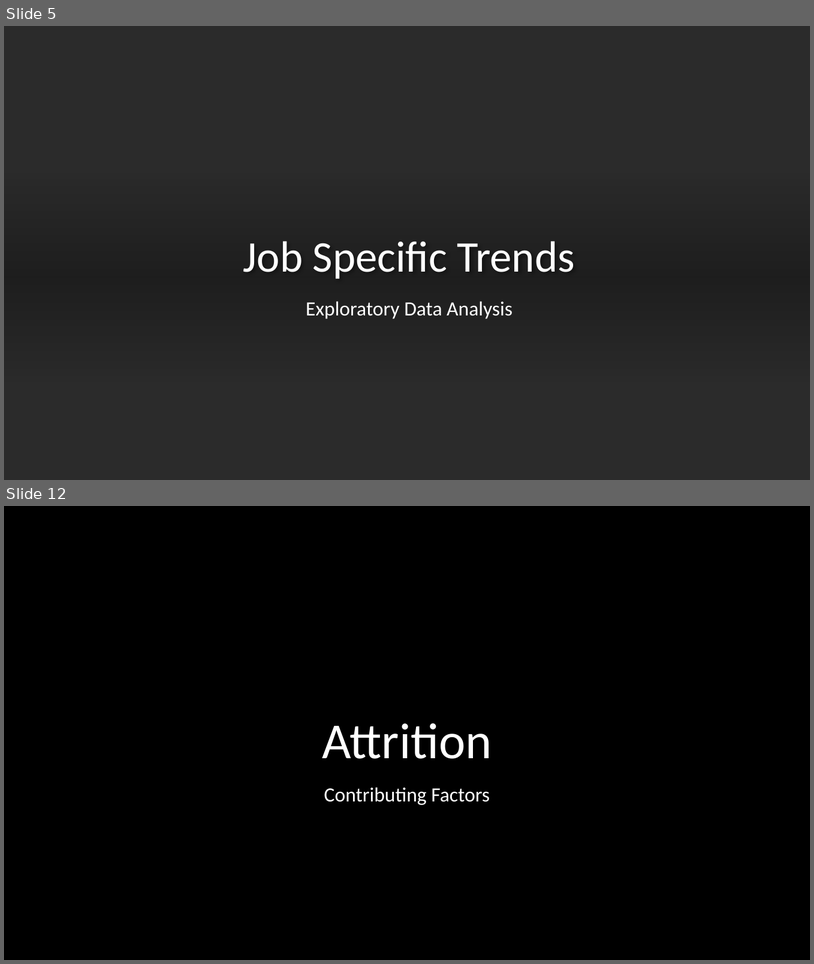
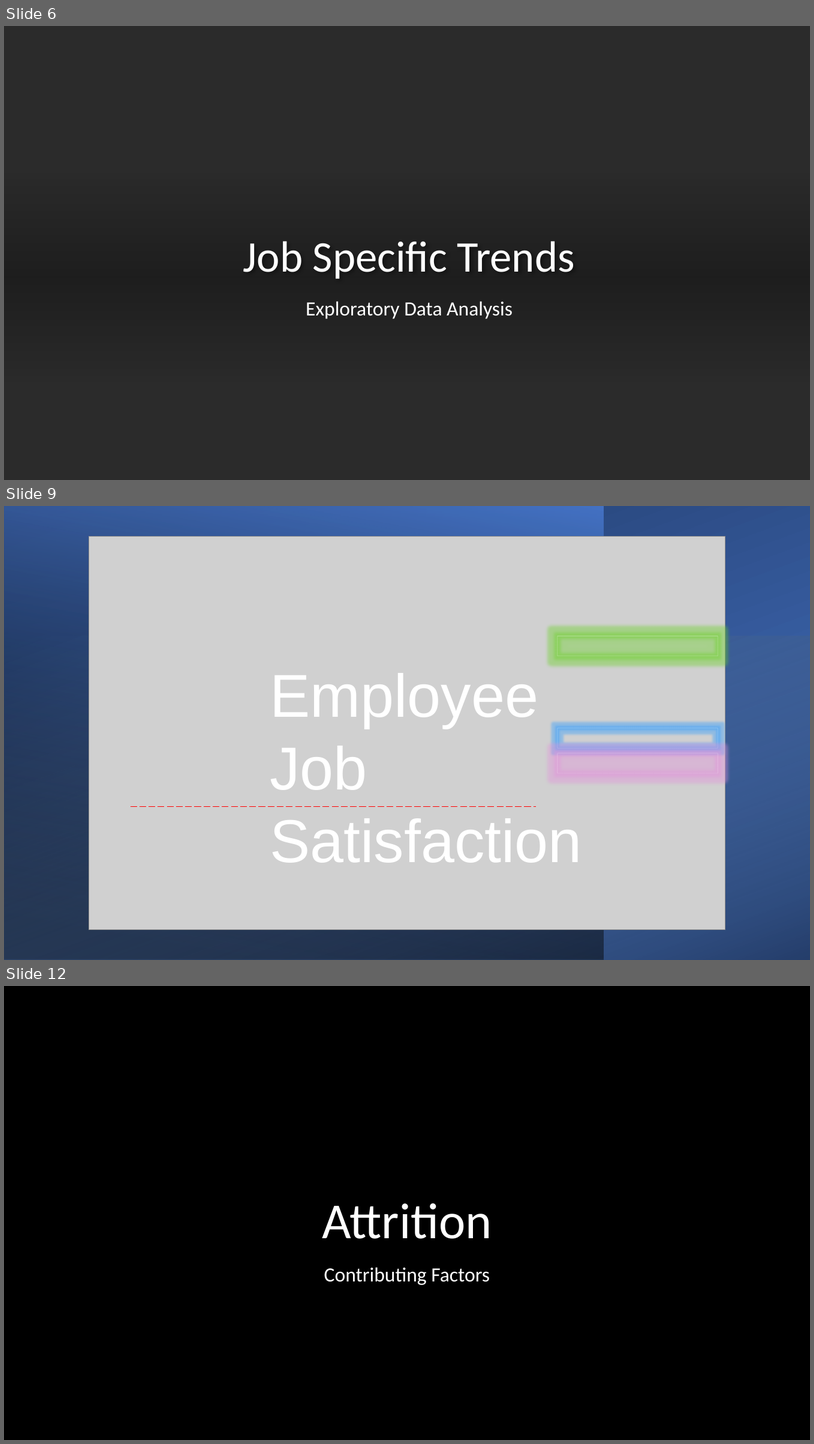
Before and after one commit to jjsmu/CaseStudy2DDS, a slide deck: CaseStudy2.pptx. Shown one above the other, each under a label of ours: slides 5 and 12 before the commit, slides 6, 9 and 12 after it; the slides between them are not shown. The pictures are 814x964 and 814x1444 pixels, drawn with LibreOffice and Linux fonts; fonts in the diff are those of the drawing; grey boxes stand for pictures; background and template pictures are left out; a plain dark background stands for a picture behind light text. Boxes give left, top, right and bottom in pixels: in the first picture for what was removed or moved away, otherwise in the second. Text is boxed around its words. In the diff, an @@ line names an element or a change of style, - is before the commit and + after.

```diff
--- a/CaseStudy2.pptx
+++ b/CaseStudy2.pptx
@@ slide 9 added at (4,506,810,960), background #FFFFFF @@
@@ rectangle added at (4,506,604,960), fill gradient #000000 to #4472C4 @@
@@ rectangle added at (5,506,810,960), fill gradient #4472C4 to #203864 @@
@@ picture added at (89,536,726,930) @@
@@ rectangle added at (4,636,810,960), fill gradient #9DC3E6 to #000000 @@
@@ rectangle added at (558,636,719,656), outline #FFFFFF 0.25 pt @@
@@ text added at (270,673,582,862), 72 pt, text #FFFFFF @@
+Employee Job Satisfaction
@@ rectangle added at (558,728,719,748), outline #FFFFFF 0.25 pt @@
@@ rectangle added at (558,753,719,773), outline #FFFFFF 0.25 pt @@
@@ line added from (131, 807) to (536, 807), #FF0000 1 pt dashed @@
@@ what was slide 5 is now slide 6 @@
```
Also in this commit, not shown: 4 slides changed, 7 other slides added, 8 slides removed.
